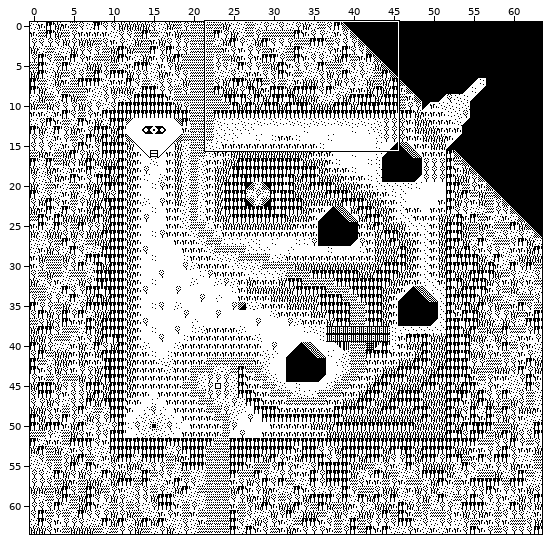
Level history. Tiled map (JSON): projects/project3Y/assets/maps/act2map.json. Above: a wide view before the commit, with the close-up outlined.
Close-up. Old version:
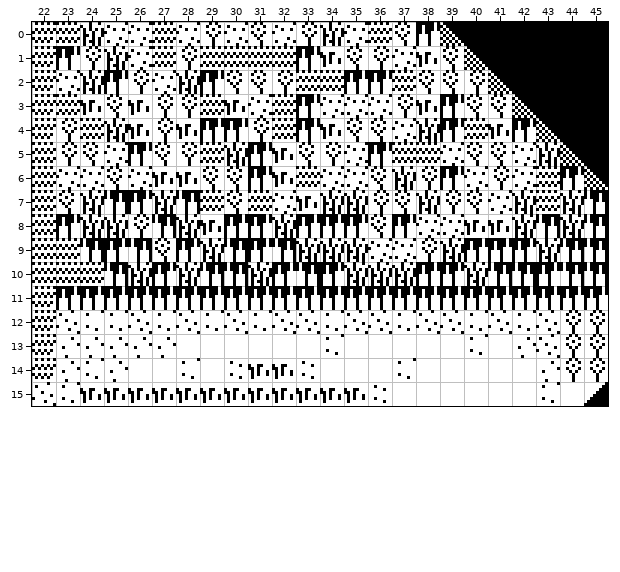
Cells are 16x16 px. Shown: x 22..45, y 0..15. The commit also changed other parts of the map, which this record leaves out.
Once edited:
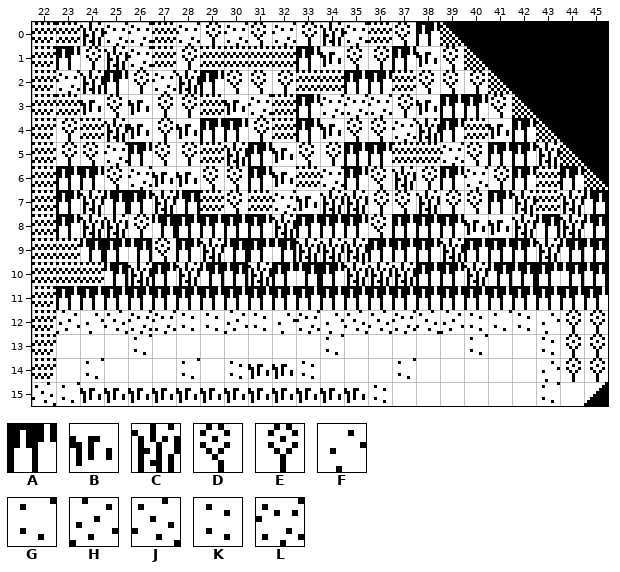
Key: from "map_tileset": A 31, B 115, C 117, D 119, E 120, F 135, G 136, H 137, J 138, K 139, L 140.
_ is an empty cell, # one hidden under a higher layer.
Diff:
Layer "background":
y 12: x 23..34 ############ -> HFJLLKKHKFLF; x 37 # -> L; x 39..43 ##### -> HKGKF
y 13: x 43 # -> K
Layer "blocked":
y 1: x 37 L -> A
y 3: x 40 D -> A
y 5: x 35 L -> A; x 41..42 DL -> AA
y 6: x 23..24 LL -> AA; x 35 L -> A; x 42 L -> A
y 7: x 23 D -> A; x 41 L -> A
y 8: x 28..29 CB -> AA; x 38..39 LL -> AA
y 9: x 36..38 LLE -> AAA
y 12: x 23..34 JGGJGJGJGJJG -> ____________; x 37 G -> _; x 39..43 JGJGJ -> _____
y 13: x 23..27 FFFFF -> _____; x 42..43 FJ -> __
y 14: x 23 F -> _; x 25 F -> _
